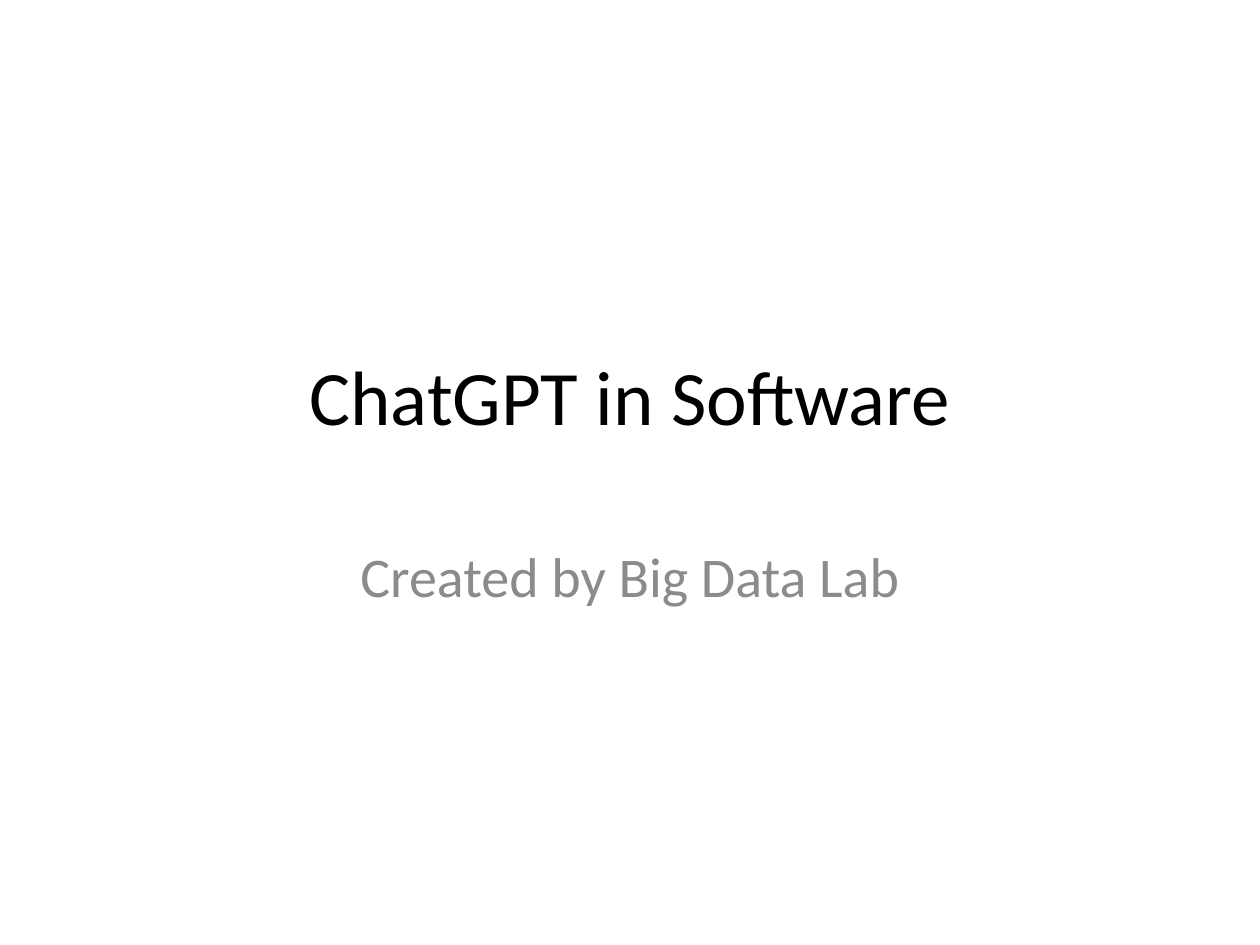
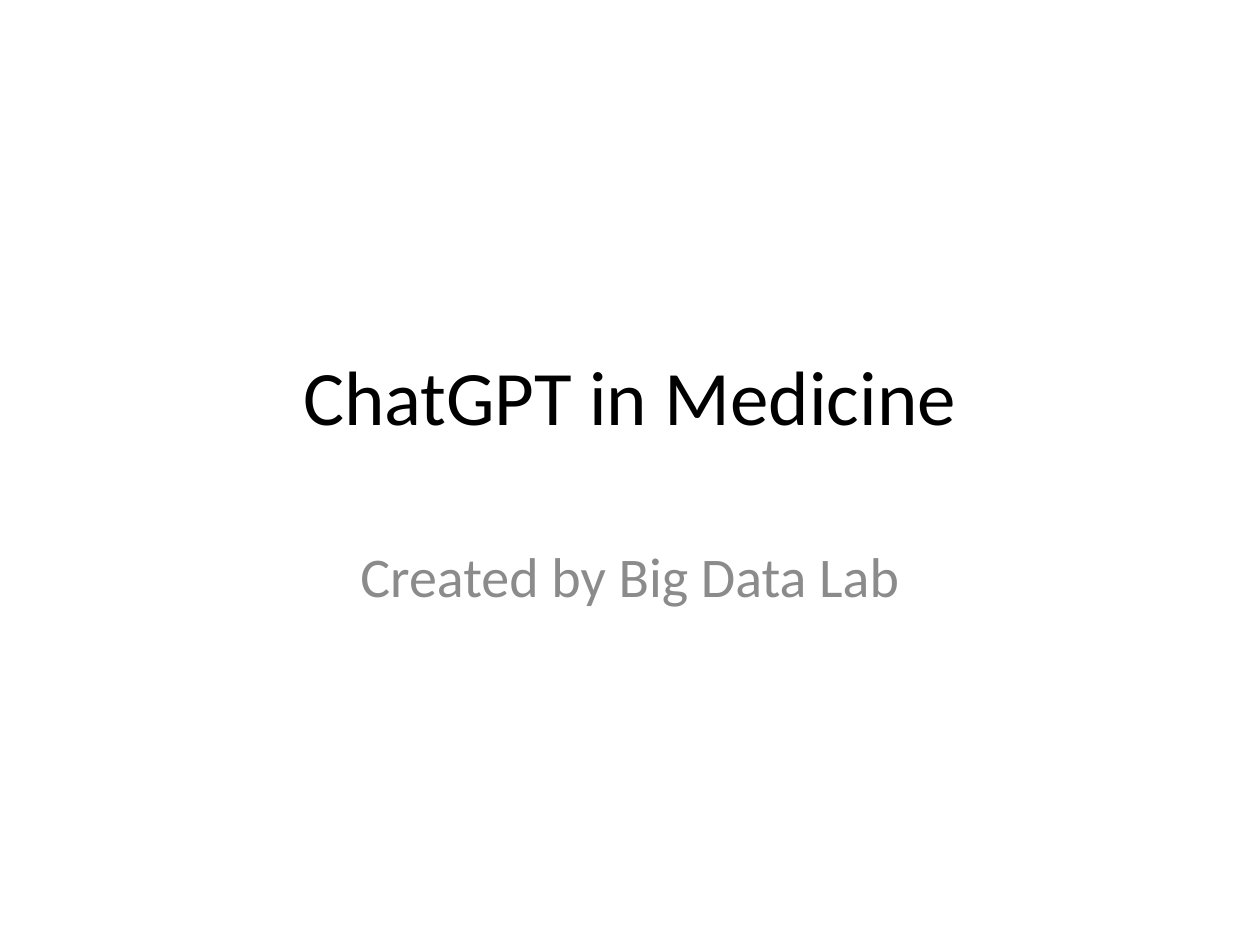
Before and after one commit to bithabib/create_ppt_using_chatgpt, a slide deck: slide 1 of First_presentation.pptx. Drawn at 1260x945 pixels with LibreOffice and Linux fonts; fonts in the diff are those of the drawing. Boxes give left, top, right and bottom in pixels: in the first picture for what was removed or moved away, otherwise in the second. Text is boxed around its words. In the diff, an @@ line names an element or a change of style, - is before the commit and + after.

```diff
--- a/First_presentation.pptx
+++ b/First_presentation.pptx
@@ title at [303,371,956,426]: text changed @@
-ChatGPT in Software
+ChatGPT in Medicine
```
Also in this commit, not shown: 2 slides removed, 3 other files.
